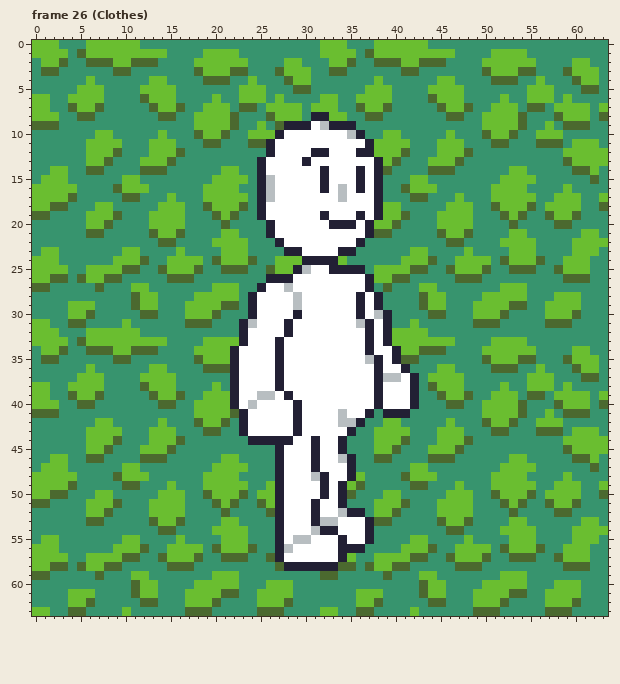
One commit to this pixel-art file: src/sprites/npc_test_default_position.aseprite. Above: the version before the commit.
64x64 pixels, 32 frames. Colours within 5 levels of each other are drawn and written as one. Shown: frame 26 (Clothes). The commit also changed other frames, which this record leaves out.
After:
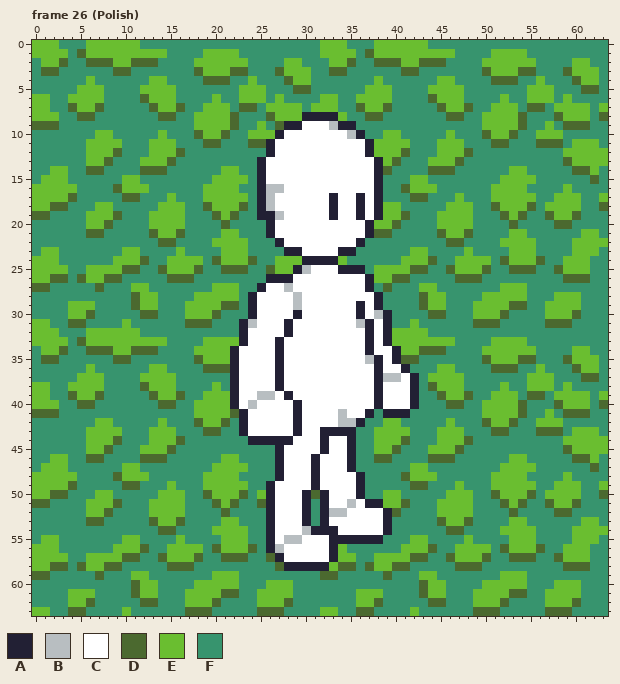
Palette (. is transparent): A #222034  B #b8bec1  C #ffffff  D #4b692f  E #6abe30  F #37946e
The author wrote: ploished npc test texture
Edits made:
Frame 26 (Polish):
y 8: x 30 F -> A; x 33 E -> A
y 9: x 30 A -> C; x 32..33 BA -> CB
y 12: x 31..32 AA -> CC; x 36 A -> C
y 13: x 30 A -> C
y 14: x 32 A -> C; x 36 A -> C
y 15: x 26 B -> C; x 32 A -> C; x 36 A -> C
y 16: x 27 C -> B; x 32 A -> C; x 34 B -> C; x 36 A -> C
y 17: x 33..34 CB -> AC; x 36 C -> A
y 18: x 26 C -> B; x 33 C -> A; x 36 C -> A
y 19: x 26..27 CC -> AB; x 32..33 AC -> CA
y 20: x 33..35 AAA -> CCC
y 25: x 33 A -> C
y 28: x 36 A -> C
y 43: x 32..34 CCC -> AAA
y 44..45: x 31..32 AC -> CA; x 34..35 AF -> CA
y 46: x 34 B -> C
y 48: x 31..32 BA -> AC; x 35..36 AE -> CA
y 49: x 26..27 EA -> AC; x 31..32 CA -> AC; x 34..36 AED -> CCA
y 50: x 26..27 EA -> AC; x 30..31 CC -> AD; x 34..36 ADF -> CCA
y 51: x 26..27 EA -> AC; x 30..32 CAC -> AFA; x 34..38 AFFFE -> CBCAA
y 52: x 26..27 DA -> AC; x 30..33 CACC -> AFAB; x 35..39 AAFEE -> CCCCA
y 53: x 26..27 FA -> AC; x 30..33 CABB -> AFAC; x 37..39 ADD -> CCA
y 54: x 26..27 FA -> AC; x 30..31 CB -> BA; x 37..39 AFF -> CCA
y 55: x 26..28 FAC -> ACB; x 30 B -> C; x 33 C -> A; x 35..36 CC -> AA; x 38 F -> A
y 56: x 26..28 FAB -> ABC; x 33..36 CAAA -> AEFF
y 57: x 33..34 CA -> AE
y 58: x 33 A -> E
Where, in picture pixels (left, top, right, bottom), the same in both pictures:
changed: (266, 112, 365, 229)
changed: (329, 265, 365, 301)
changed: (266, 427, 392, 571)
